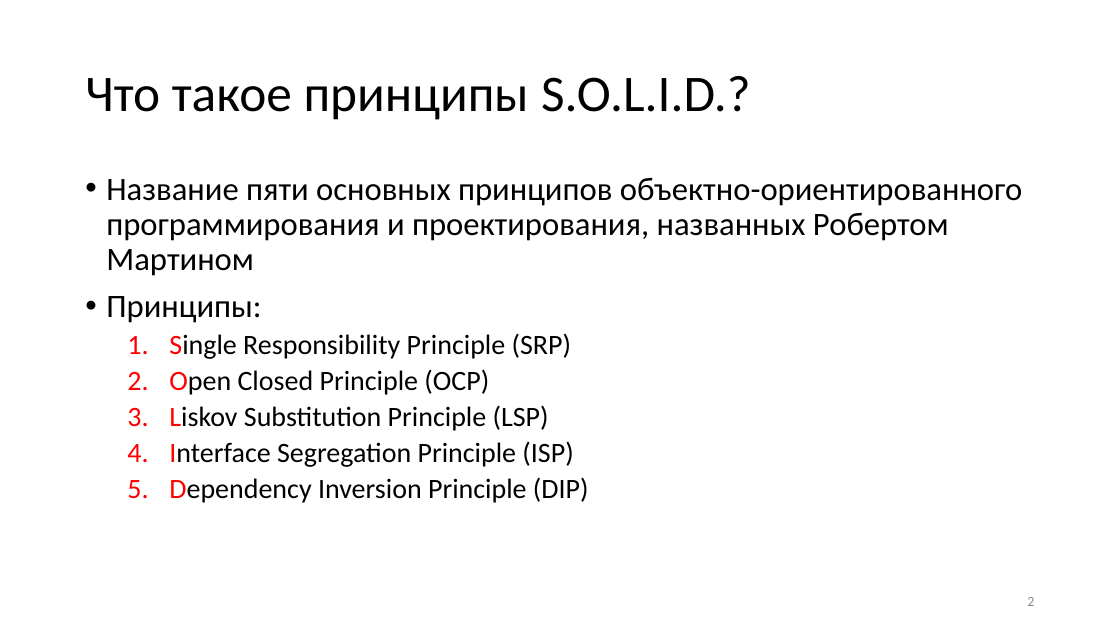
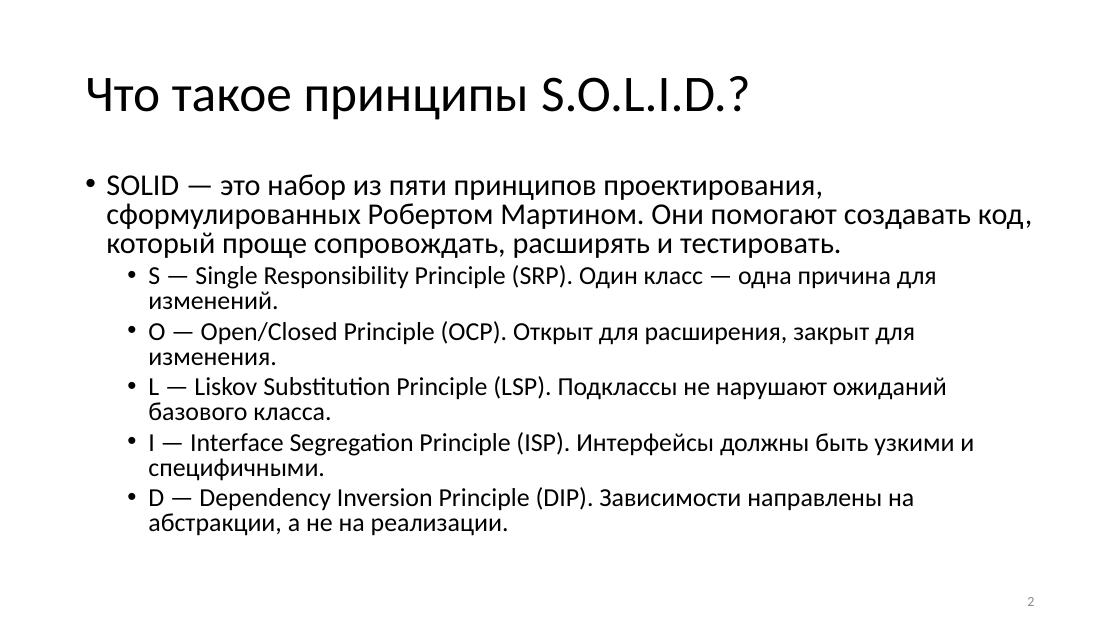
Before and after one commit to alexey-malov/ood, a slide deck: slide 2 of lectures/18.solid/Принципы SOLID.pptx. Drawn at 1120x630 pixels with LibreOffice and Linux fonts; fonts in the diff are those of the drawing. Boxes give left, top, right and bottom in pixels: in the first picture for what was removed or moved away, otherwise in the second. Text is boxed around its words. In the diff, an @@ line names an element or a change of style, - is before the commit and + after.

Commit message:
Обновил лекцию по принципам SOLID

```diff
--- a/lectures/18.solid/Принципы SOLID.pptx
+++ b/lectures/18.solid/Принципы SOLID.pptx
@@ text at <box>106,174,1032,536</box>: text changed; size 24 to 22.2 pt @@
-• Название пяти основных принципов объектно-ориентированного программирования и проектирования, названных Робертом Мартином
-• Принципы:
-  1. Single Responsibility Principle (SRP)
-  2. Open Closed Principle (OCP)
-  3. Liskov Substitution Principle (LSP)
-  4. Interface Segregation Principle (ISP)
-  5. Dependency Inversion Principle (DIP)
+• SOLID — это набор из пяти принципов проектирования, сформулированных Робертом Мартином. Они помогают создавать код, который проще сопровождать, расширять и тестировать.
+  • S — Single Responsibility Principle (SRP). Один класс — одна причина для изменений.
+  • O — Open/Closed Principle (OCP). Открыт для расширения, закрыт для изменения.
+  • L — Liskov Substitution Principle (LSP). Подклассы не нарушают ожиданий базового класса.
+  • I — Interface Segregation Principle (ISP). Интерфейсы должны быть узкими и специфичными.
+  • D — Dependency Inversion Principle (DIP). Зависимости направлены на абстракции, а не на реализации.
```
Also in this commit, not shown: 7 other slides changed, 33 slides added, 28 slides removed, 1 other file.
